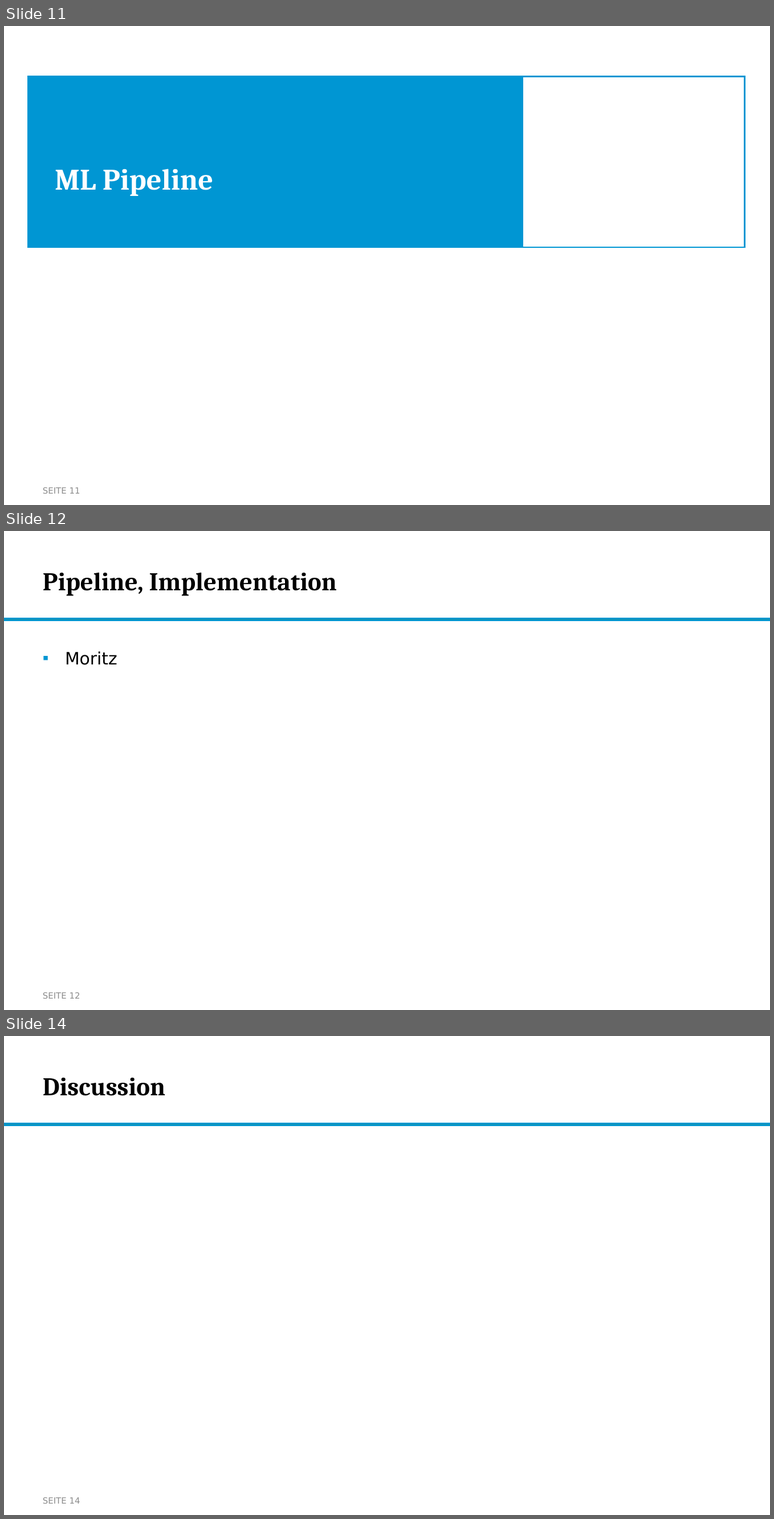
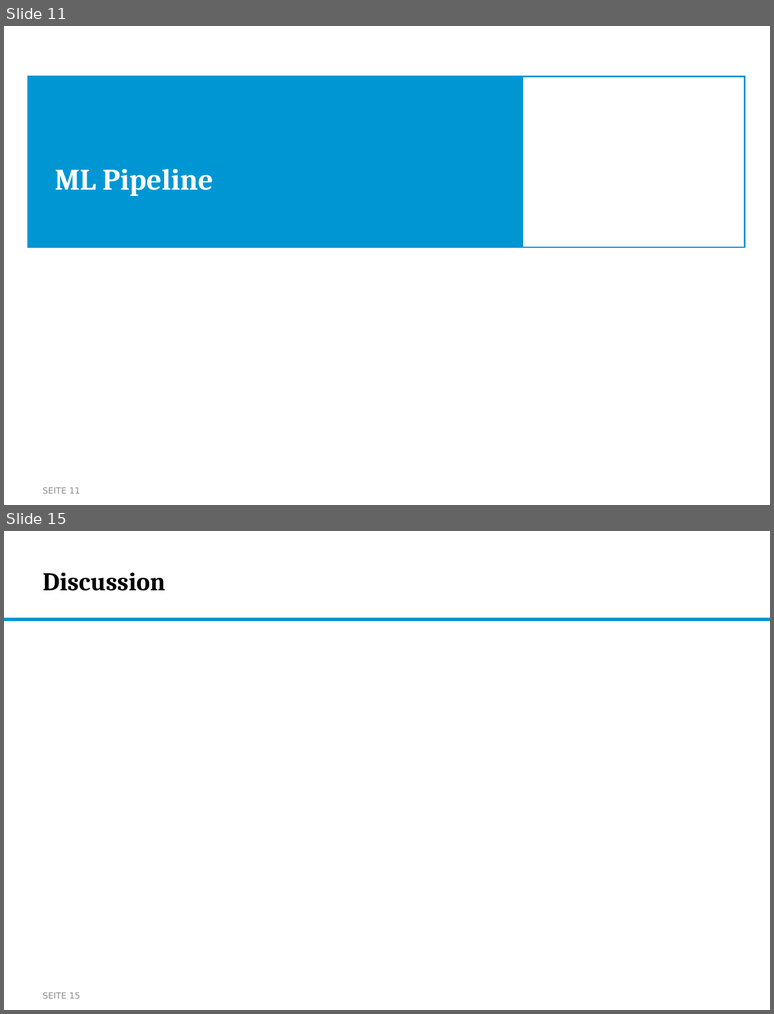
Before and after one commit to nikmaster/wu_dslab_infrared-city, a slide deck: deliverables/3b. intermediate slides/Intermediate Slides.pptx. Shown one above the other, each under a label of ours: slides 11, 12 and 14 before the commit, slides 11 and 15 after it; the slides between them are not shown. The pictures are 774x1519 and 774x1014 pixels, drawn with LibreOffice and Linux fonts; fonts in the diff are those of the drawing; background and template pictures are left out. Boxes give left, top, right and bottom in pixels: in the first picture for what was removed or moved away, otherwise in the second. Text is boxed around its words. In the diff, an @@ line names an element or a change of style, - is before the commit and + after.

```diff
--- a/deliverables/3b. intermediate slides/Intermediate Slides.pptx
+++ b/deliverables/3b. intermediate slides/Intermediate Slides.pptx
@@ slide 12 removed at [4,531,770,1010], background #FFFFFF; not listed: 1 template element that a slide beside it also shows @@
@@ title removed at [43,573,337,596] @@
-Pipeline, Implementation
@@ text removed at [65,651,117,665] @@
-▪ Moritz
@@ page number removed at [43,992,80,998] @@
-SEITE 12
@@ what was slide 14 is now slide 15 @@
@@ page number at [43,992,80,998]: text changed @@
-SEITE 14
+SEITE 15
```
Also in this commit, not shown: 3 slides added, 1 other slide removed.
